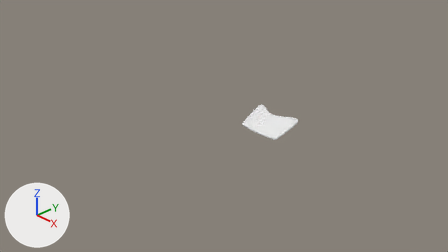
An edit to the Blender file TempAssetFolder/LamboModel1.blend, drawn before and after from the same camera.
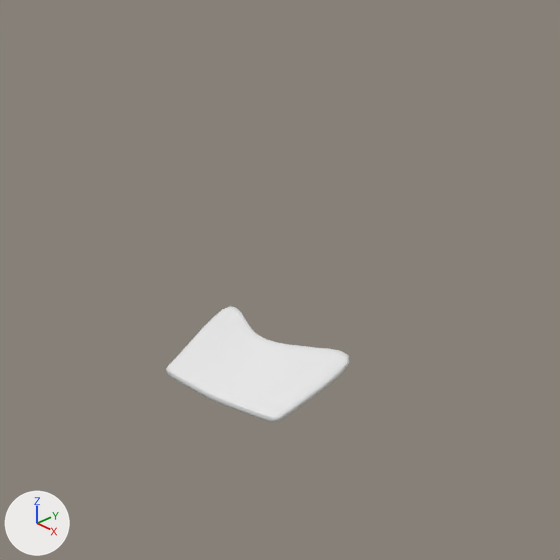
There are two pictures of each version: one from the file's camera 'Camera', one close up on the part from 43% to 81% of the width and 4% to 72% of the height. Lighting does not change. The marker at lower left points along +X, +Y and +Z.
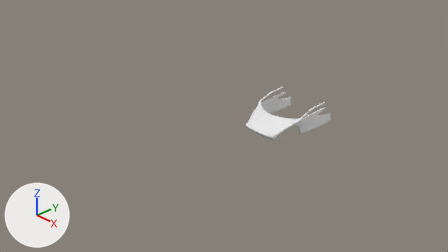
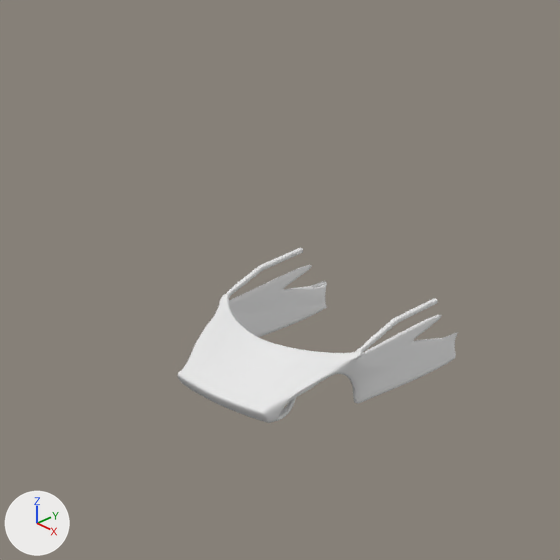
Changed parts and their boxes (x1, y1, x2, y2) in the close-ups (560 x 560 px):
'Plane', reshaped (53% wider, 50% taller)
    before: (166, 306, 349, 422)
    after: (177, 248, 458, 423)

The change, as a diff of the scene's bpy script:
```diff
--- a/TempAssetFolder/LamboModel1.blend.py
+++ b/TempAssetFolder/LamboModel1.blend.py
@@ me_plane_001 @@
 # used by ob_plane; location = (1.571, -0.566, 0.871); scale = (0.154, 0.154, 0.154)
-me_plane_001.from_pydata(...)  # 9 vertices, 4 faces; spans x 0.0..2.99, y -1.55..2.32, z -1.23..0.02
+me_plane_001.from_pydata(...)  # 137 vertices, 93 faces, 1 loose edge; spans x 0.0..2.92, y -1.55..6.8, z -1.91..0.7
+# me_plane_001 part 1
+# 4 vertices are removed from x 1.49..2.99, y -1.28..2.32, z -1.23..0.02
+# 3 faces are deleted
+# 117 vertices are added at x 0.0..2.92, y -1.4..6.8, z -1.91..0.7
+# 8 new vertices lie (0.17, 0.03, 0.0) away from vertices in x 1.32..1.72, y -1.38..0.03, z -1.78..-1.23
+# 7 new vertices lie (0.17, -0.01, 0.0) away from vertices in x 2.69, y 5.17..5.47, z 0.69..0.7
+# 1 loose edge is added
+# 92 new faces join them
```
